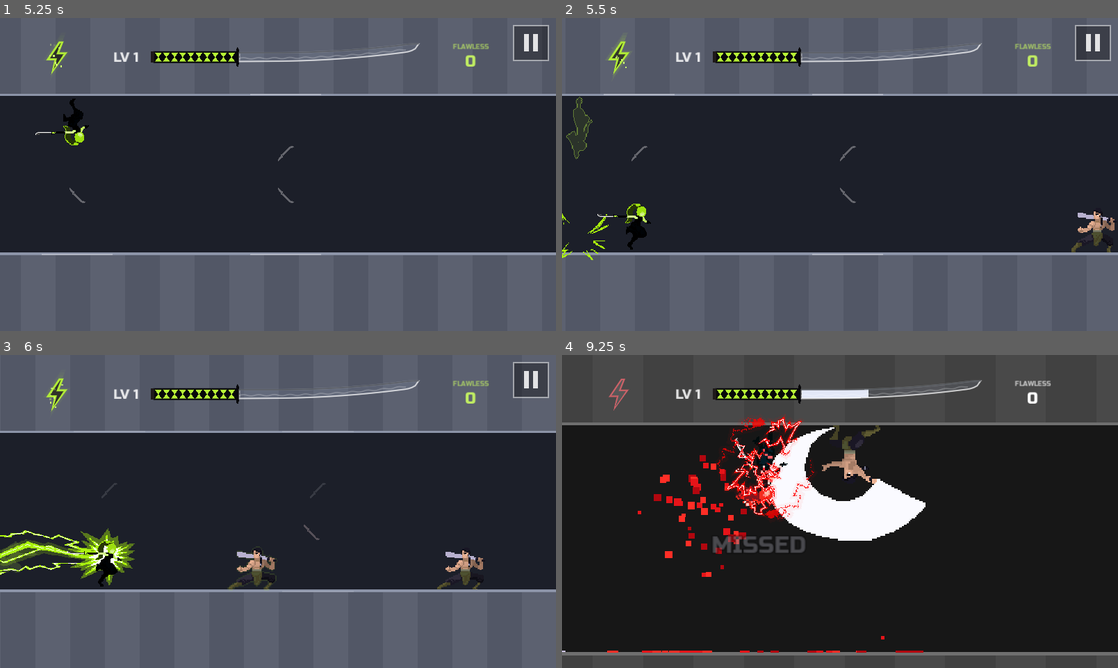
Above: before the commit, frames 1-4 (two rows, left to right).
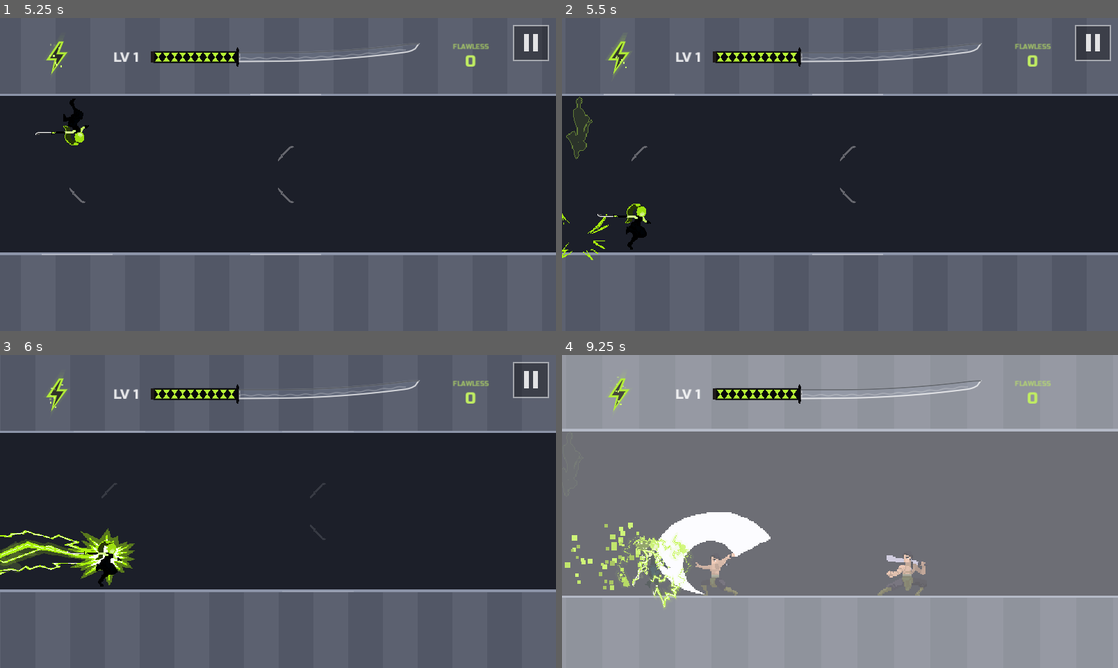
Above: after the commit, the same moments.

Repository: fredsbreads/game-off
Game: Godot game, scene res://scenes/main.tscn
Same seed, same stepped clock (60 frames per second), same inputs: the game is played once before the commit and once after it. Sound files missing from this copy of the repository are replaced by a short silence.
Inputs (mouse positions are in pixels of both pictures, inside the frame that each line leads up to):
- Up to frame 1 (5.25 s): tap Enter at 0.5, 2.1 s; move the mouse to (400, 158) at 0.52 s; hold Right 0.53-1.28 s; hold J (tp_vertical) 0.53-1.28 s; click (400, 158) at 0.67 s; tap Space at 0.77, 1.52, 3.02, 3.77, 4.52 s; move the mouse to (166, 190) at 1.27 s; hold Down 1.28-2.03 s; tap Shift at 1.35 s; move the mouse to (333, 105) at 2.02 s; hold Right 2.03-2.78 s; move the mouse to (250, 237) at 2.77 s; hold K (tp_forward) 2.78-3.53 s; tap Keypad Enter at 2.85 s; click (250, 237) at 2.92 s; move the mouse to (444, 221) at 3.52 s; hold Left 3.53-5.03 s; tap C at 3.6 s; move the mouse to (111, 127) at 4.27 s; tap M at 4.35 s; move the mouse to (305, 174) at 5.02 s; hold Down from 5.03 s (still down); tap O at 5.1 s; click (305, 174) at 5.17 s
- Up to frame 2 (5.5 s): keep holding Down
- Up to frame 3 (6 s): move the mouse to (194, 433) at 5.77 s; release Down at 5.78 s; hold Right from 5.78 s (still down); tap L at 5.85 s
- Up to frame 4 (9.25 s): tap Space at 6.02, 6.77, 7.52, 9.02 s; move the mouse to (962, 495) at 6.52 s; release Right at 6.53 s; hold K (tp_forward) 6.53-7.28 s; tap 1 at 6.6 s; move the mouse to (728, 527) at 7.27 s; hold Right 7.28-8.03 s; tap 5 at 7.35 s; click (728, 527) at 7.42 s; move the mouse to (895, 442) at 8.02 s; hold Down 8.03-8.78 s; tap 0 at 8.1 s; move the mouse to (812, 574) at 8.77 s; hold Left from 8.78 s (still down); tap Backspace at 8.85 s

Frame 1 is identical in both runs. In frame 2, 0.4% of the frame differs, in the area x 91-100%, y 61-75%; in frame 3, 0.8%; in frame 4, 99%, in the area x 0-100%, y 0-100%.

Commit message:
First enemy after the tutorial twice as far off; Flawless Color 'Red (Hair)'
- After the tutorial the first enemy is laid 2 x Level.RUNWAY_TILES ahead
  (about twice the usual run-up), only then.
- The red Flawless Color is named 'Red (Hair)' (was 'Red (No Shift)').

Diff:
--- a/scripts/main.gd
+++ b/scripts/main.gd
@@ -22,7 +22,7 @@
 static var _session_start_level := 1
 ## The tutorial (see _start_tutorial), once per session: no enemies until she has
 ## done each move once (Tap Left, Tap Right, Tap Both); then the first enemy
-## comes in as at the start of a run (Level.RUNWAY_TILES ahead of her).
+## comes in twice as far off as at the start of a run (2 x Level.RUNWAY_TILES ahead of her).
 var _tutorial := false
 var _tutorial_moves := {}
 static var _tutorial_seen := false   # done this session (not saved: a new visit shows it again)
@@ -425,7 +425,7 @@
 	# The game starts: the first enemy a little past the right edge.
 	level.spawn_hold = false
 	# (From her, not the camera: right after a teleport it hasn't caught up.)
-	level.push_cursor(player.x + Level.RUNWAY_TILES)   # (the same run-up as the start of a run)
+	level.push_cursor(player.x + Level.RUNWAY_TILES * 2.0)   # (twice the run-up at the start of a run: a breather after it)
 	level.ensure_generated(player.x)
 
 
@@ -1103,7 +1103,7 @@
 ## until the streak breaks (_break_streak).
 func _finisher(k: Enemy, grade: String) -> void:
 	# The whole thing the first time in a run; after that, the quick one. With
-	# Red (No Shift) picked, always the quick one (no colour changes to show).
+	# Red (Hair) picked, always the quick one (no colour changes to show).
 	var quick := _finished_before or Palette.keeps_red()
 	_finished_before = true
 	_fin_hop = FINISHER_QUICK_HOP if quick else FINISHER_HOP
--- a/scripts/palette.gd
+++ b/scripts/palette.gd
@@ -39,21 +39,21 @@
 
 ## The game's second colour (the first is her red): the colour picked in
 ## Options, at full strength whatever the level (the HUD, the PERFECT text,
-## the katana's grip...). Red (No Shift): her red.
+## the katana's grip...). Red (Hair): her red.
 static func secondary() -> Color:
 	if float(_hsv[0]) < 0.0:
 		return Color(0.95, 0.15, 0.2)
 	return Color.from_hsv(float(_hsv[0]), minf(1.0, 0.82 * float(_hsv[1])), minf(1.0, 1.0 * float(_hsv[2])))
 
 
-## True with Red (No Shift) picked: her colour never changes.
+## True with Red (Hair) picked: her colour never changes.
 static func keeps_red() -> bool:
 	return float(_hsv[0]) < 0.0
 
 
 ## How a colour's name is shown (the Options screen, the C key).
 static func display_name(name: String) -> String:
-	return "Red (No Shift)" if name == "red" else name.capitalize()
+	return "Red (Hair)" if name == "red" else name.capitalize()
 
 const SHADER := preload("res://shaders/accent_sprite.gdshader")
 
